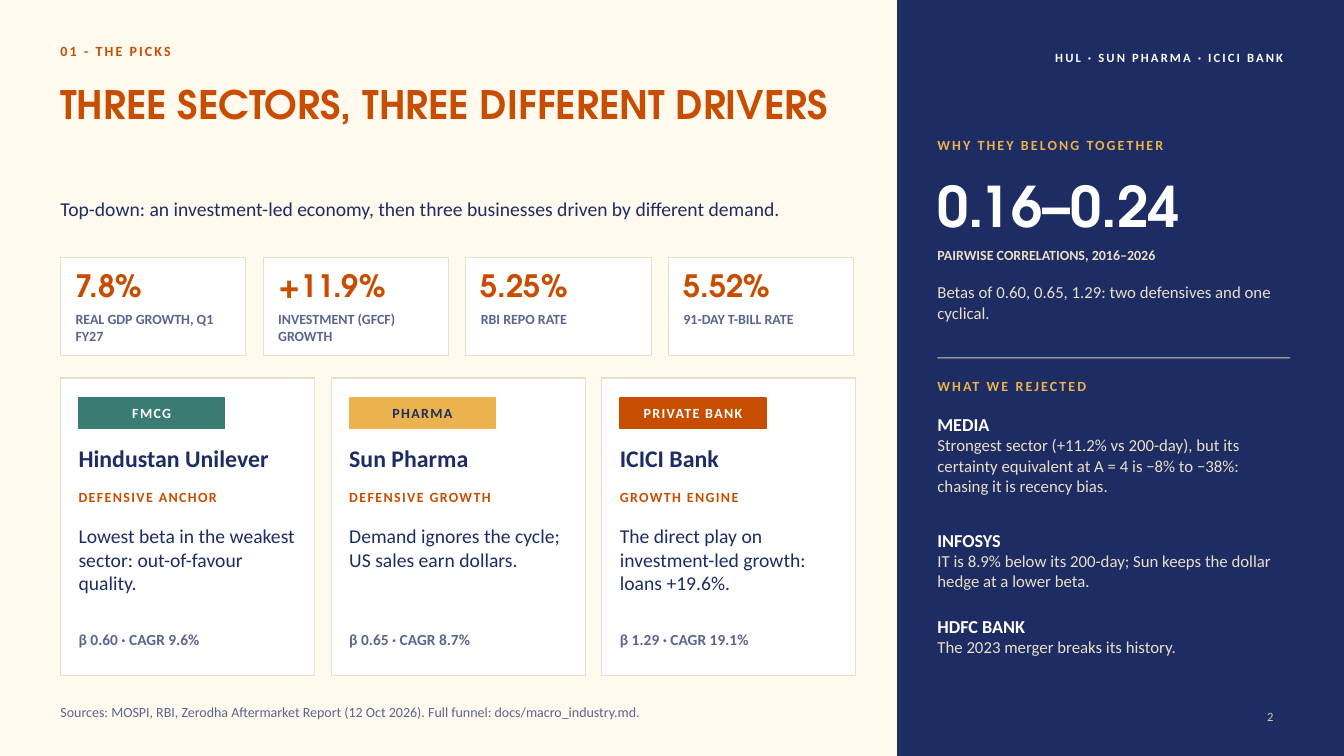
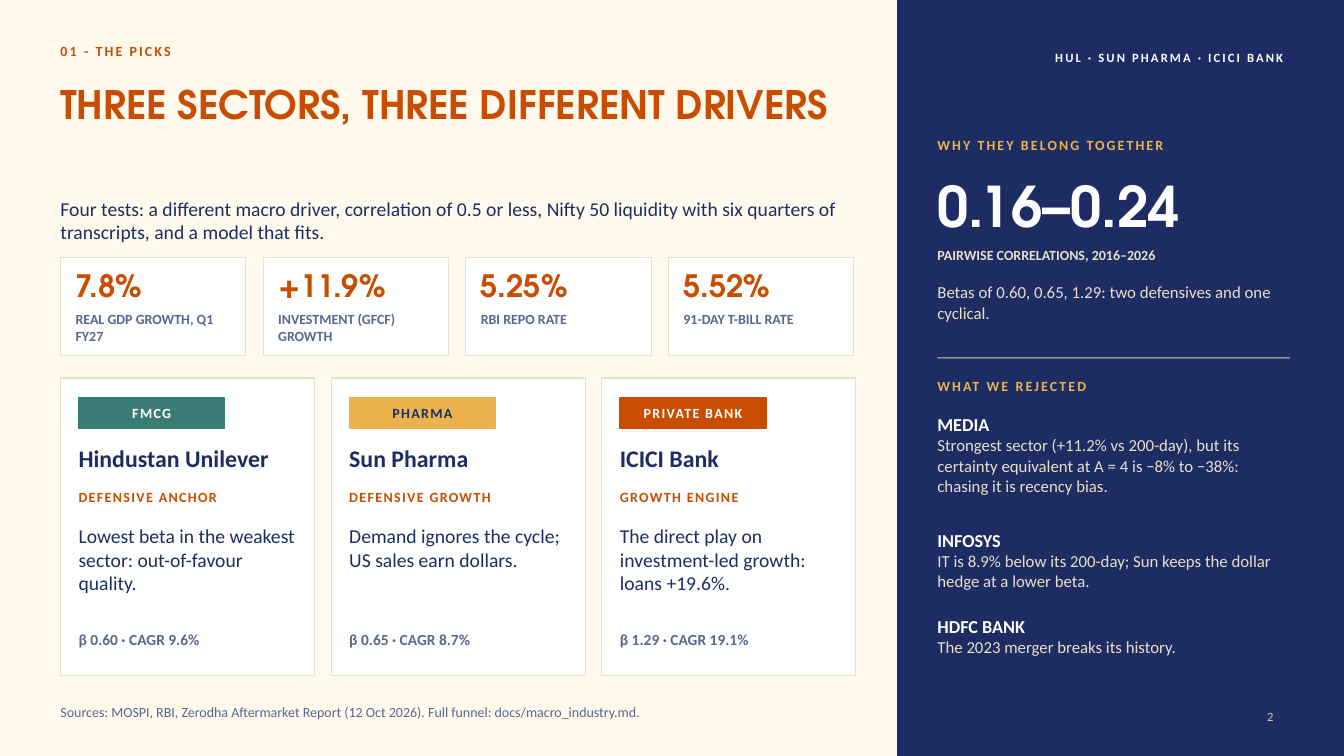
Before and after one commit to xXcromsom/sa-portfolio, a slide deck: slide 2 of deliverables/out/SA_Portfolio_Deck.pptx. Drawn at 1344x756 pixels with LibreOffice and Linux fonts; fonts in the diff are those of the drawing. Boxes give left, top, right and bottom in pixels: in the first picture for what was removed or moved away, otherwise in the second. Text is boxed around its words. In the diff, an @@ line names an element or a change of style, - is before the commit and + after.

```diff
--- a/deliverables/out/SA_Portfolio_Deck.pptx
+++ b/deliverables/out/SA_Portfolio_Deck.pptx
@@ text at (60, 202, 835, 242): text changed @@
-Top-down: an investment-led economy, then three businesses driven by different demand.
+Four tests: a different macro driver, correlation of 0.5 or less, Nifty 50 liquidity with six quarters of transcripts, and a model that fits.
```
Also in this commit, not shown: 9 other slides changed, 5 slides added, 1 slide removed, 21 other files.
